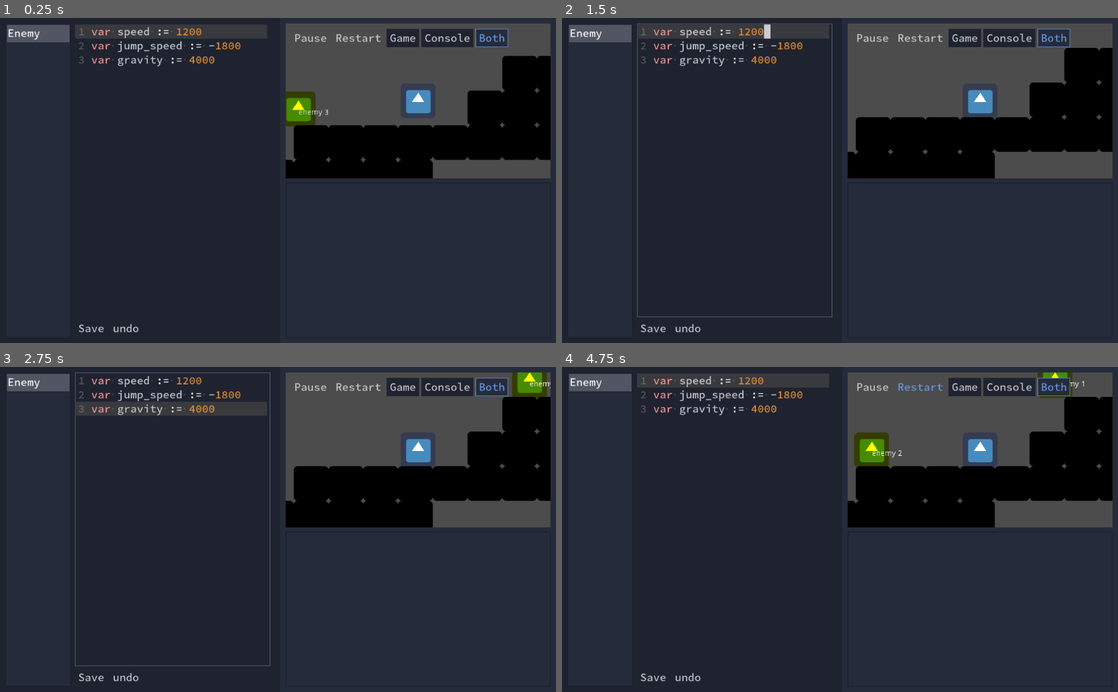
Above: before the commit, frames 1-4 (two rows, left to right).
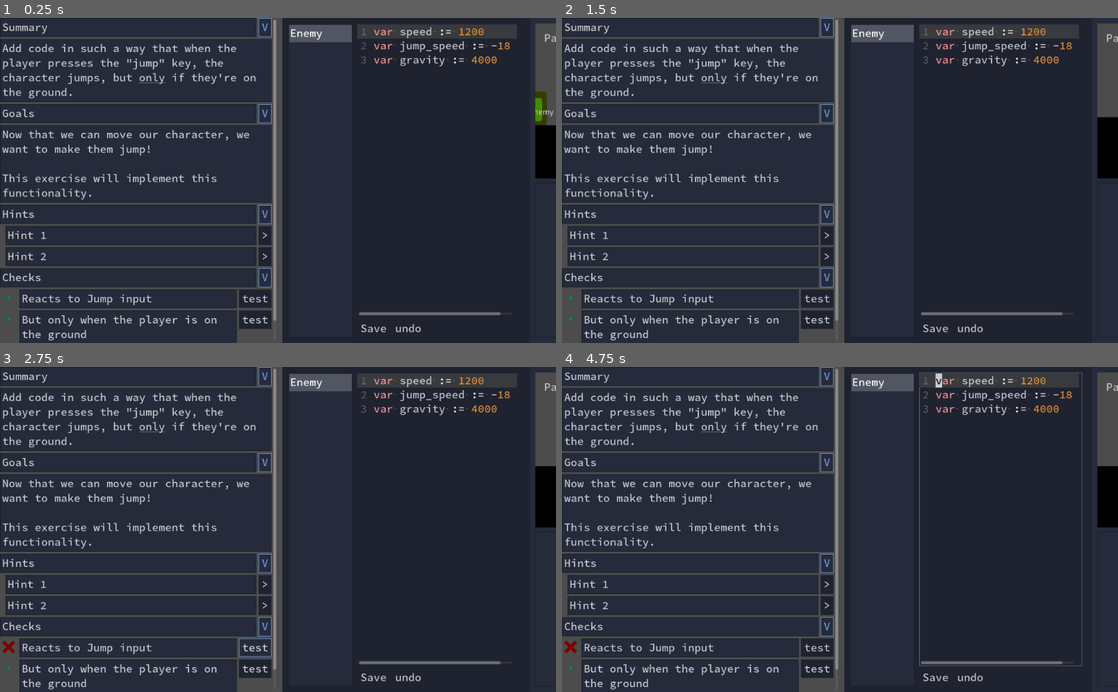
Above: after the commit, the same moments.

Repository: GDQuest/learn-gdscript
Game: Godot game, scene res://Lesson.tscn
The game is run twice, just before and just after one commit, with the same random seed, the same clock (stepped at 60 frames per second) and the same inputs. Before the commit the project starts from res://ScenePlayer.tscn. The engine's default icon, where the game draws it, is replaced by a stand-in: a white triangle on a blue panel in a dark square.
Inputs (mouse positions are in pixels of both pictures, inside the frame that each line leads up to):
- Up to frame 1 (0.25 s): no input
- Up to frame 2 (1.5 s): click (828, 27) at 0.5 s, where only the run after the commit has a clickable "V"; click (828, 27) at 1.25 s, where only the run after the commit has a clickable ">"
- Up to frame 3 (2.75 s): click (255, 646) at 2 s, where only the run after the commit has a clickable "test"
- Up to frame 4 (4.75 s): click (917, 386) at 2.75 s, where only the run before the commit has a clickable "Restart"; click (917, 386) at 3.5 s, where only the run before the commit has a clickable "Restart"; click (917, 386) at 4.25 s, where only the run before the commit has a clickable "Restart"

The runs differ from the first frame. In frame 1, 32% of the frame differs, in the area x 0-100%, y 0-100%; in frame 2, 32%; in frame 3, 32%; in frame 4, 32%.

Commit message:
Add sidebar widgets
Adds:
- a revealer/accordeon widget
- a widget to display validation status

Diff:
--- /dev/null
+++ b/CodeEditor/Goal.gd
@@ -0,0 +1,75 @@
+tool
+extends HBoxContainer
+
+enum STATUS{
+	NONE,
+	INVALID,
+	VALID
+}
+
+const _script_base = """
+extends Reference
+
+func validate(script: String):
+%s
+"""
+
+
+export var text := "Goal" setget set_text, get_text
+export(STATUS) var status := 0 setget set_status
+export var none_texture: Texture = preload("res://Resources/none.svg")
+export var valid_texture: Texture = preload("res://Resources/valid.svg")
+export var invalid_texture: Texture = preload("res://Resources/invalid.svg")
+export(String, MULTILINE) var validation_script := "return true"
+export var script_to_check:= ""
+
+onready var _text_node: RichTextLabel = $RichTextLabel
+onready var _texture: TextureRect = $Image
+onready var _button: Button = $Button
+
+var validation_script_instance: Reference
+
+func _ready():
+	if not Engine.editor_hint:
+		_generate_validation_script()
+		_button.connect("pressed", self, "validate_and_set")
+
+func set_status(new_status: int) -> void:
+	status = new_status
+	if not is_inside_tree(): yield(self, "ready")
+	match status:
+		STATUS.VALID:
+			_texture.texture = valid_texture
+		STATUS.INVALID:
+			_texture.texture = invalid_texture
+		_:
+			_texture.texture = none_texture
+
+func set_text(new_text: String) -> void:
+	if not is_inside_tree(): yield(self, "ready")
+	_text_node.bbcode_text = new_text
+
+func get_text() -> String:
+	return _text_node.bbcode_text
+
+func _generate_validation_script() -> void:
+	assert("return" in validation_script, "Your validation script does not return anything (%s)"%[get_path()])
+	var script_array := validation_script.split("\n")
+	for i in script_array.size():
+		script_array[i] = "\t"+script_array[i]
+	var source = _script_base%[script_array.join("\n")]
+	print(source)
+	var script = GDScript.new()
+	script.source_code = source
+	script.reload()
+	validation_script_instance = script.new()
+
+func validate(script_text: String) -> void:
+	print(validation_script_instance.validate(script_text))
+
+func validate_and_set(script_text: String = script_to_check) -> void:
+	var result = validation_script_instance.validate(script_text)
+	if result == true:
+		set_status(STATUS.VALID)
+	else:
+		set_status(STATUS.INVALID)
--- /dev/null
+++ b/CodeEditor/Goal.tscn
@@ -0,0 +1,43 @@
+[gd_scene load_steps=3 format=2]
+
+[ext_resource path="res://Resources/none.svg" type="Texture" id=1]
+[ext_resource path="res://CodeEditor/Goal.gd" type="Script" id=3]
+
+[node name="Goal" type="HBoxContainer"]
+margin_right = 500.0
+margin_bottom = 32.0
+size_flags_horizontal = 3
+script = ExtResource( 3 )
+__meta__ = {
+"_edit_use_anchors_": false
+}
+
+[node name="Image" type="TextureRect" parent="."]
+margin_right = 32.0
+margin_bottom = 32.0
+rect_min_size = Vector2( 32, 32 )
+size_flags_horizontal = 0
+size_flags_vertical = 0
+texture = ExtResource( 1 )
+expand = true
+
+[node name="RichTextLabel" type="RichTextLabel" parent="."]
+margin_left = 36.0
+margin_right = 459.0
+margin_bottom = 32.0
+size_flags_horizontal = 3
+bbcode_enabled = true
+bbcode_text = "Goal"
+text = "Goal"
+fit_content_height = true
+__meta__ = {
+"_edit_use_anchors_": false
+}
+
+[node name="Button" type="Button" parent="."]
+margin_left = 463.0
+margin_right = 500.0
+margin_bottom = 20.0
+size_flags_horizontal = 0
+size_flags_vertical = 0
+text = "test"
--- /dev/null
+++ b/CodeEditor/Revealer.gd
@@ -0,0 +1,40 @@
+tool
+extends VBoxContainer
+
+export var title := "Expand" setget set_title, get_title
+export var collapsed := false setget set_collapsed
+
+onready var _title_node: RichTextLabel = $HBoxContainer/Title
+onready var _button: Button = $HBoxContainer/RevealButton
+onready var _container: HBoxContainer = $HBoxContainer
+
+func _ready() -> void:
+	_button.pressed = not collapsed
+	_button.connect("toggled", self, "_on__button_toggled")
+	set_collapsed(collapsed)
+
+func _on__button_toggled(_toggled: bool) -> void:
+	toggle()
+
+func toggle() -> void:
+	set_collapsed(not collapsed)
+
+func set_collapsed(new_collapsed: bool) -> void:
+	collapsed = new_collapsed
+	if not is_inside_tree(): yield(self, "ready")
+	if collapsed:
+		_button.text = ">"
+		for child in get_children():
+			if child != _container:
+				child.hide()
+	else:
+		_button.text = "V"
+		for child in get_children():
+			child.show()
+
+func set_title(new_title: String) -> void:
+	if not is_inside_tree(): yield(self, "ready")
+	_title_node.bbcode_text = new_title
+
+func get_title() -> String:
+	return _title_node.bbcode_text
--- /dev/null
+++ b/CodeEditor/Revealer.tscn
@@ -0,0 +1,32 @@
+[gd_scene load_steps=2 format=2]
+
+[ext_resource path="res://CodeEditor/Revealer.gd" type="Script" id=1]
+
+[node name="Revealer" type="VBoxContainer"]
+margin_right = 200.0
+margin_bottom = 224.0
+size_flags_horizontal = 3
+script = ExtResource( 1 )
+
+[node name="HBoxContainer" type="HBoxContainer" parent="."]
+margin_right = 200.0
+margin_bottom = 20.0
+size_flags_horizontal = 3
+size_flags_vertical = 0
+
+[node name="Title" type="RichTextLabel" parent="HBoxContainer"]
+margin_right = 176.0
+margin_bottom = 20.0
+size_flags_horizontal = 3
+bbcode_enabled = true
+bbcode_text = "Summary"
+text = "Summary"
+fit_content_height = true
+scroll_active = false
+
+[node name="RevealButton" type="Button" parent="HBoxContainer"]
+margin_left = 180.0
+margin_right = 200.0
+margin_bottom = 20.0
+toggle_mode = true
+text = ">"
--- /dev/null
+++ b/Lesson.gd
@@ -0,0 +1 @@
+extends MarginContainer
--- /dev/null
+++ b/Lesson.tscn
@@ -0,0 +1,160 @@
+[gd_scene load_steps=6 format=2]
+
+[ext_resource path="res://ScenePlayer.tscn" type="PackedScene" id=1]
+[ext_resource path="res://godot_theme.tres" type="Theme" id=2]
+[ext_resource path="res://Lesson.gd" type="Script" id=3]
+[ext_resource path="res://CodeEditor/Revealer.tscn" type="PackedScene" id=4]
+[ext_resource path="res://CodeEditor/Goal.tscn" type="PackedScene" id=7]
+
+[node name="Lesson" type="MarginContainer"]
+anchor_right = 1.0
+anchor_bottom = 1.0
+theme = ExtResource( 2 )
+script = ExtResource( 3 )
+__meta__ = {
+"_edit_use_anchors_": false
+}
+
+[node name="HSplitContainer" type="HSplitContainer" parent="."]
+margin_right = 1024.0
+margin_bottom = 600.0
+split_offset = 500
+
+[node name="VBoxContainer" type="VBoxContainer" parent="HSplitContainer"]
+margin_right = 500.0
+margin_bottom = 600.0
+
+[node name="ScrollContainer" type="ScrollContainer" parent="HSplitContainer/VBoxContainer"]
+margin_right = 500.0
+margin_bottom = 600.0
+size_flags_horizontal = 3
+size_flags_vertical = 3
+
+[node name="MarginContainer" type="MarginContainer" parent="HSplitContainer/VBoxContainer/ScrollContainer"]
+margin_right = 500.0
+margin_bottom = 506.0
+size_flags_horizontal = 3
+
+[node name="VBoxContainer" type="VBoxContainer" parent="HSplitContainer/VBoxContainer/ScrollContainer/MarginContainer"]
+margin_right = 500.0
+margin_bottom = 506.0
+size_flags_horizontal = 3
+size_flags_vertical = 3
+
+[node name="Summary" parent="HSplitContainer/VBoxContainer/ScrollContainer/MarginContainer/VBoxContainer" instance=ExtResource( 4 )]
+margin_right = 500.0
+margin_bottom = 108.0
+title = "Summary"
+
+[node name="RichTextLabel2" type="RichTextLabel" parent="HSplitContainer/VBoxContainer/ScrollContainer/MarginContainer/VBoxContainer/Summary"]
+margin_top = 34.0
+margin_right = 500.0
+margin_bottom = 108.0
+bbcode_enabled = true
+bbcode_text = "Add code in such a way that when the player presses the \"jump\" key, the character jumps, but [u]only[/u] if they're on the ground."
+text = "Add code in such a way that when the player presses the \"jump\" key, the character jumps, but only if they're on the ground."
+fit_content_height = true
+scroll_active = false
+
+[node name="Goals" parent="HSplitContainer/VBoxContainer/ScrollContainer/MarginContainer/VBoxContainer" instance=ExtResource( 4 )]
+margin_top = 112.0
+margin_right = 500.0
+margin_bottom = 242.0
+title = "Goals"
+
+[node name="RichTextLabel3" type="RichTextLabel" parent="HSplitContainer/VBoxContainer/ScrollContainer/MarginContainer/VBoxContainer/Goals"]
+margin_top = 34.0
+margin_right = 500.0
+margin_bottom = 130.0
+bbcode_enabled = true
+bbcode_text = "Now that we can move our character, we want to make them jump!
+
+This exercise will implement this functionality."
+text = "Now that we can move our character, we want to make them jump!
+
+This exercise will implement this functionality."
+fit_content_height = true
+scroll_active = false
+
+[node name="Hints" parent="HSplitContainer/VBoxContainer/ScrollContainer/MarginContainer/VBoxContainer" instance=ExtResource( 4 )]
+margin_top = 246.0
+margin_right = 500.0
+margin_bottom = 344.0
+title = "Hints"
+
+[node name="MarginContainer" type="MarginContainer" parent="HSplitContainer/VBoxContainer/ScrollContainer/MarginContainer/VBoxContainer/Hints"]
+margin_top = 34.0
+margin_right = 500.0
+margin_bottom = 98.0
+custom_constants/margin_left = 10
+
+[node name="VBoxContainer" type="VBoxContainer" parent="HSplitContainer/VBoxContainer/ScrollContainer/MarginContainer/VBoxContainer/Hints/MarginContainer"]
+margin_left = 10.0
+margin_right = 500.0
+margin_bottom = 64.0
+
+[node name="Hint1" parent="HSplitContainer/VBoxContainer/ScrollContainer/MarginContainer/VBoxContainer/Hints/MarginContainer/VBoxContainer" instance=ExtResource( 4 )]
+margin_right = 490.0
+margin_bottom = 30.0
+title = "Hint 1"
+collapsed = true
+
+[node name="RichTextLabel3" type="RichTextLabel" parent="HSplitContainer/VBoxContainer/ScrollContainer/MarginContainer/VBoxContainer/Hints/MarginContainer/VBoxContainer/Hint1"]
+visible = false
+margin_top = 34.0
+margin_right = 490.0
+margin_bottom = 64.0
+bbcode_enabled = true
+bbcode_text = "Use `Input.is_action_just_pressed`"
+text = "Use `Input.is_action_just_pressed`"
+fit_content_height = true
+scroll_active = false
+
+[node name="Hint2" parent="HSplitContainer/VBoxContainer/ScrollContainer/MarginContainer/VBoxContainer/Hints/MarginContainer/VBoxContainer" instance=ExtResource( 4 )]
+margin_top = 34.0
+margin_right = 490.0
+margin_bottom = 64.0
+title = "Hint 2"
+collapsed = true
+
+[node name="RichTextLabel3" type="RichTextLabel" parent="HSplitContainer/VBoxContainer/ScrollContainer/MarginContainer/VBoxContainer/Hints/MarginContainer/VBoxContainer/Hint2"]
+visible = false
+margin_top = 34.0
+margin_right = 490.0
+margin_bottom = 64.0
+bbcode_enabled = true
+bbcode_text = "Use `Input.is_action_just_pressed`"
+text = "Use `Input.is_action_just_pressed`"
+fit_content_height = true
+scroll_active = false
+
+[node name="Checks" parent="HSplitContainer/VBoxContainer/ScrollContainer/MarginContainer/VBoxContainer" instance=ExtResource( 4 )]
+margin_top = 348.0
+margin_right = 500.0
+margin_bottom = 506.0
+title = "Checks"
+
+[node name="Goal" parent="HSplitContainer/VBoxContainer/ScrollContainer/MarginContainer/VBoxContainer/Checks" instance=ExtResource( 7 )]
+margin_top = 34.0
+margin_bottom = 66.0
+text = "Reacts to Jump input"
+validation_script = "return \"Input.is_action_just_pressed\" in script and \"jump\" in script"
+
+[node name="Goal2" parent="HSplitContainer/VBoxContainer/ScrollContainer/MarginContainer/VBoxContainer/Checks" instance=ExtResource( 7 )]
+margin_top = 70.0
+margin_bottom = 122.0
+text = "But only when the player is on the ground"
+validation_script = "return \"is_on_floor()\" in script"
+
+[node name="Goal3" parent="HSplitContainer/VBoxContainer/ScrollContainer/MarginContainer/VBoxContainer/Checks" instance=ExtResource( 7 )]
+margin_top = 126.0
+margin_bottom = 158.0
+text = "Player's velocity is increased"
+validation_script = "return \"velocity.y\" in script"
+
+[node name="ScenePlayer" parent="HSplitContainer" instance=ExtResource( 1 )]
+anchor_right = 0.0
+anchor_bottom = 0.0
+margin_left = 508.0
+margin_right = 1024.0
+margin_bottom = 600.0
--- /dev/null
+++ b/Resources/invalid.svg
@@ -0,0 +1,68 @@
+<?xml version="1.0" encoding="UTF-8" standalone="no"?>
+<!-- Created with Inkscape (http://www.inkscape.org/) -->
+
+<svg
+   width="120"
+   height="120"
+   viewBox="0 0 31.749999 31.750001"
+   version="1.1"
+   id="svg5"
+   inkscape:version="1.1 (c4e8f9ed74, 2021-05-24)"
+   sodipodi:docname="invalid.svg"
+   xmlns:inkscape="http://www.inkscape.org/namespaces/inkscape"
+   xmlns:sodipodi="http://sodipodi.sourceforge.net/DTD/sodipodi-0.dtd"
+   xmlns="http://www.w3.org/2000/svg"
+   xmlns:svg="http://www.w3.org/2000/svg">
+  <sodipodi:namedview
+     id="namedview7"
+     pagecolor="#ffffff"
+     bordercolor="#111111"
+     borderopacity="1"
+     inkscape:pageshadow="0"
+     inkscape:pageopacity="0"
+     inkscape:pagecheckerboard="1"
+     inkscape:document-units="mm"
+     showgrid="false"
+     units="px"
+     width="120px"
+     inkscape:zoom="6.1647026"
+     inkscape:cx="82.485731"
+     inkscape:cy="59.775795"
+     inkscape:window-width="1894"
+     inkscape:window-height="1030"
+     inkscape:window-x="12"
+     inkscape:window-y="36"
+     inkscape:window-maximized="1"
+     inkscape:current-layer="layer1">
+    <inkscape:grid
+       type="xygrid"
+       id="grid9" />
+  </sodipodi:namedview>
+  <defs
+     id="defs2" />
+  <g
+     inkscape:label="Layer 1"
+     inkscape:groupmode="layer"
+     id="layer1">
+    <g
+       id="g1421"
+       transform="translate(0.17926697,-0.25136205)">
+      <rect
+         style="fill:#800000;stroke:none;stroke-width:0.665001"
+         id="rect1237"
+         width="5.7711167"
+         height="27.035156"
+         x="-3.1900592"
+         y="8.9840403"
+         transform="rotate(-45)" />
+      <rect
+         style="fill:#800000;stroke:none;stroke-width:0.665001"
+         id="rect1417"
+         width="5.7711167"
+         height="27.035156"
+         x="-25.387178"
+         y="-13.822079"
+         transform="rotate(-135)" />
+    </g>
+  </g>
+</svg>
--- /dev/null
+++ b/Resources/none.svg
@@ -0,0 +1,56 @@
+<?xml version="1.0" encoding="UTF-8" standalone="no"?>
+<!-- Created with Inkscape (http://www.inkscape.org/) -->
+
+<svg
+   width="120"
+   height="120"
+   viewBox="0 0 31.749999 31.750001"
+   version="1.1"
+   id="svg5"
+   inkscape:version="1.1 (c4e8f9ed74, 2021-05-24)"
+   sodipodi:docname="none.svg"
+   xmlns:inkscape="http://www.inkscape.org/namespaces/inkscape"
+   xmlns:sodipodi="http://sodipodi.sourceforge.net/DTD/sodipodi-0.dtd"
+   xmlns="http://www.w3.org/2000/svg"
+   xmlns:svg="http://www.w3.org/2000/svg">
+  <sodipodi:namedview
+     id="namedview7"
+     pagecolor="#ffffff"
+     bordercolor="#111111"
+     borderopacity="1"
+     inkscape:pageshadow="0"
+     inkscape:pageopacity="0"
+     inkscape:pagecheckerboard="1"
+     inkscape:document-units="mm"
+     showgrid="false"
+     units="px"
+     width="120px"
+     inkscape:zoom="6.1647026"
+     inkscape:cx="82.647945"
+     inkscape:cy="59.775795"
+     inkscape:window-width="1894"
+     inkscape:window-height="1030"
+     inkscape:window-x="12"
+     inkscape:window-y="36"
+     inkscape:window-maximized="1"
+     inkscape:current-layer="layer1">
+    <inkscape:grid
+       type="xygrid"
+       id="grid9" />
+  </sodipodi:namedview>
+  <defs
+     id="defs2" />
+  <g
+     inkscape:label="Layer 1"
+     inkscape:groupmode="layer"
+     id="layer1">
+    <rect
+       style="fill:#008080;stroke:none;stroke-width:0.665001"
+       id="rect1417"
+       width="5.7709999"
+       height="5.7709999"
+       x="-25.33614"
+       y="-2.8855002"
+       transform="rotate(-135)" />
+  </g>
+</svg>
--- /dev/null
+++ b/Resources/valid.svg
@@ -0,0 +1,64 @@
+<?xml version="1.0" encoding="UTF-8" standalone="no"?>
+<!-- Created with Inkscape (http://www.inkscape.org/) -->
+
+<svg
+   width="120"
+   height="120"
+   viewBox="0 0 31.749999 31.750001"
+   version="1.1"
+   id="svg5"
+   inkscape:version="1.1 (c4e8f9ed74, 2021-05-24)"
+   sodipodi:docname="valid.svg"
+   xmlns:inkscape="http://www.inkscape.org/namespaces/inkscape"
+   xmlns:sodipodi="http://sodipodi.sourceforge.net/DTD/sodipodi-0.dtd"
+   xmlns="http://www.w3.org/2000/svg"
+   xmlns:svg="http://www.w3.org/2000/svg">
+  <sodipodi:namedview
+     id="namedview7"
+     pagecolor="#ffffff"
+     bordercolor="#111111"
+     borderopacity="1"
+     inkscape:pageshadow="0"
+     inkscape:pageopacity="0"
+     inkscape:pagecheckerboard="1"
+     inkscape:document-units="mm"
+     showgrid="false"
+     units="px"
+     width="120px"
+     inkscape:zoom="6.1647026"
+     inkscape:cx="40.47235"
+     inkscape:cy="56.531519"
+     inkscape:window-width="1894"
+     inkscape:window-height="1030"
+     inkscape:window-x="12"
+     inkscape:window-y="36"
+     inkscape:window-maximized="1"
+     inkscape:current-layer="layer1">
+    <inkscape:grid
+       type="xygrid"
+       id="grid9" />
+  </sodipodi:namedview>
+  <defs
+     id="defs2" />
+  <g
+     inkscape:label="Layer 1"
+     inkscape:groupmode="layer"
+     id="layer1">
+    <rect
+       style="fill:#008000;stroke:none;stroke-width:0.665001"
+       id="rect1237"
+       width="5.7711215"
+       height="15.467342"
+       x="-11.723924"
+       y="12.91016"
+       transform="rotate(-45)" />
+    <rect
+       style="fill:#008000;stroke:none;stroke-width:0.665001"
+       id="rect1417"
+       width="5.7711167"
+       height="27.035156"
+       x="-28.377501"
+       y="-11.723924"
+       transform="rotate(-135)" />
+  </g>
+</svg>
--- a/game/Player.gd
+++ b/game/Player.gd
@@ -20,6 +20,6 @@
 	velocity.y += gravity * delta
 	velocity = move_and_slide(velocity, Vector2.UP)
 
-	if Input.is_action_just_pressed("ui_up"):
+	if Input.is_action_just_pressed("jump"):
 		if is_on_floor():
 			velocity.y = jump_speed
--- a/project.godot
+++ b/project.godot
@@ -11,7 +11,7 @@
 [application]
 
 config/name="Godot Inventing on Principle"
-run/main_scene="res://ScenePlayer.tscn"
+run/main_scene="res://Lesson.tscn"
 config/icon="res://icon.png"
 
 [autoload]
@@ -39,6 +39,15 @@
 "events": [ Object(InputEventKey,"resource_local_to_scene":false,"resource_name":"","device":0,"alt":false,"shift":true,"control":true,"meta":false,"command":true,"pressed":false,"scancode":16777254,"unicode":0,"echo":false,"script":null)
  ]
 }
+jump={
+"deadzone": 0.5,
+"events": [ Object(InputEventKey,"resource_local_to_scene":false,"resource_name":"","device":0,"alt":false,"shift":false,"control":false,"meta":false,"command":false,"pressed":false,"scancode":87,"unicode":0,"echo":false,"script":null)
+, Object(InputEventKey,"resource_local_to_scene":false,"resource_name":"","device":0,"alt":false,"shift":false,"control":false,"meta":false,"command":false,"pressed":false,"scancode":16777232,"unicode":0,"echo":false,"script":null)
+, Object(InputEventJoypadButton,"resource_local_to_scene":false,"resource_name":"","device":0,"button_index":0,"pressure":0.0,"pressed":false,"script":null)
+, Object(InputEventJoypadMotion,"resource_local_to_scene":false,"resource_name":"","device":0,"axis":1,"axis_value":-1.0,"script":null)
+, Object(InputEventKey,"resource_local_to_scene":false,"resource_name":"","device":0,"alt":false,"shift":false,"control":false,"meta":false,"command":false,"pressed":false,"scancode":32,"unicode":0,"echo":false,"script":null)
+ ]
+}
 
 [physics]
 
Not shown, added: Resources/invalid.svg.import
Not shown, added: Resources/none.svg.import
Not shown, added: Resources/valid.svg.import
